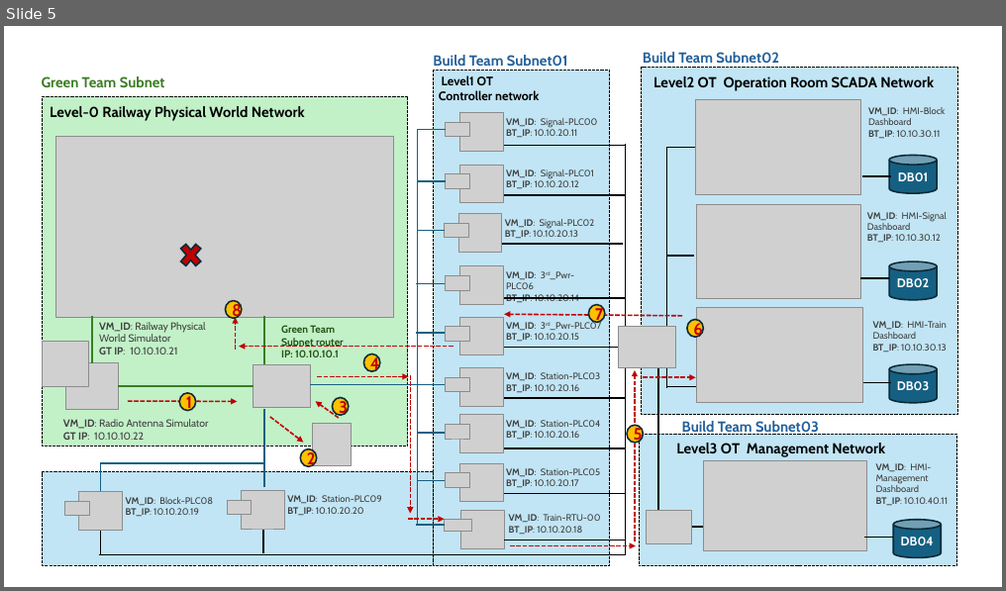
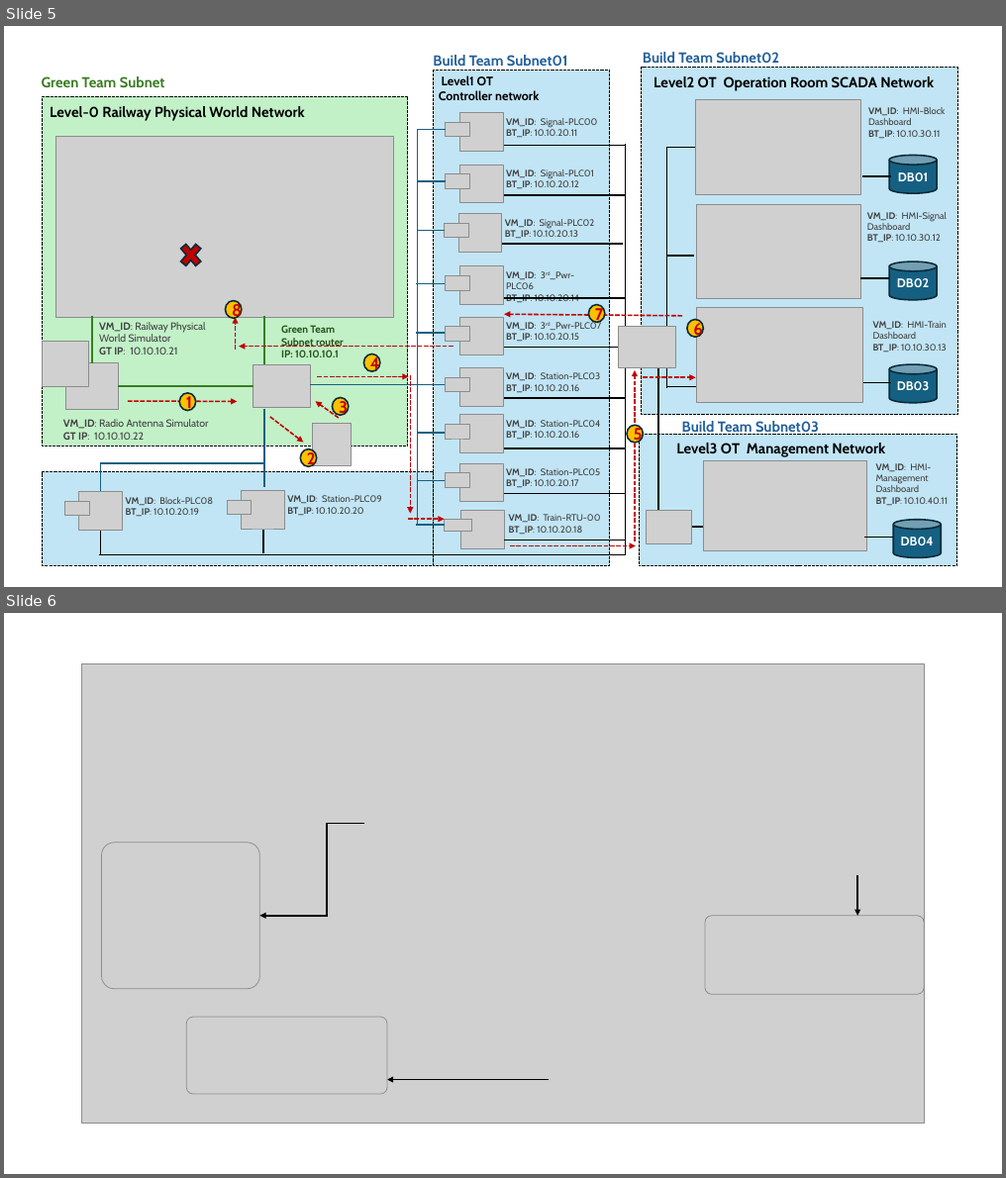
Before and after one commit to LiuYuancheng/Land_Based_Railway_Simulation_Cyber_Range_Document, a slide deck: 5_CaseStudy_Doc/Case0_img/designDoc.pptx. Shown one above the other, each under a label of ours: slide 5 before the commit, slides 5 and 6 after it. The pictures are 1006x591 and 1006x1178 pixels, drawn with LibreOffice and Linux fonts; fonts in the diff are those of the drawing; grey boxes stand for pictures. Boxes give left, top, right and bottom in pixels: in the first picture for what was removed or moved away, otherwise in the second. Text is boxed around its words. In the diff, an @@ line names an element or a change of style, - is before the commit and + after.

```diff
--- a/5_CaseStudy_Doc/Case0_img/designDoc.pptx
+++ b/5_CaseStudy_Doc/Case0_img/designDoc.pptx
@@ slide 6 added at box(4, 613, 1002, 1174), background #FFFFFF @@
@@ picture added at box(82, 663, 924, 1124) @@
@@ picture added at box(101, 843, 259, 989) @@
@@ elbow arrow added from (364, 823) to (260, 916), #000000 1.5 pt @@
@@ arrow added from (857, 875) to (857, 916), #000000 1.5 pt @@
@@ picture added at box(705, 916, 924, 994) @@
@@ picture added at box(187, 1017, 387, 1094) @@
@@ arrow added from (548, 1080) to (387, 1080), #000000 1.5 pt @@
```
Also in this commit, not shown: 11 other files.
